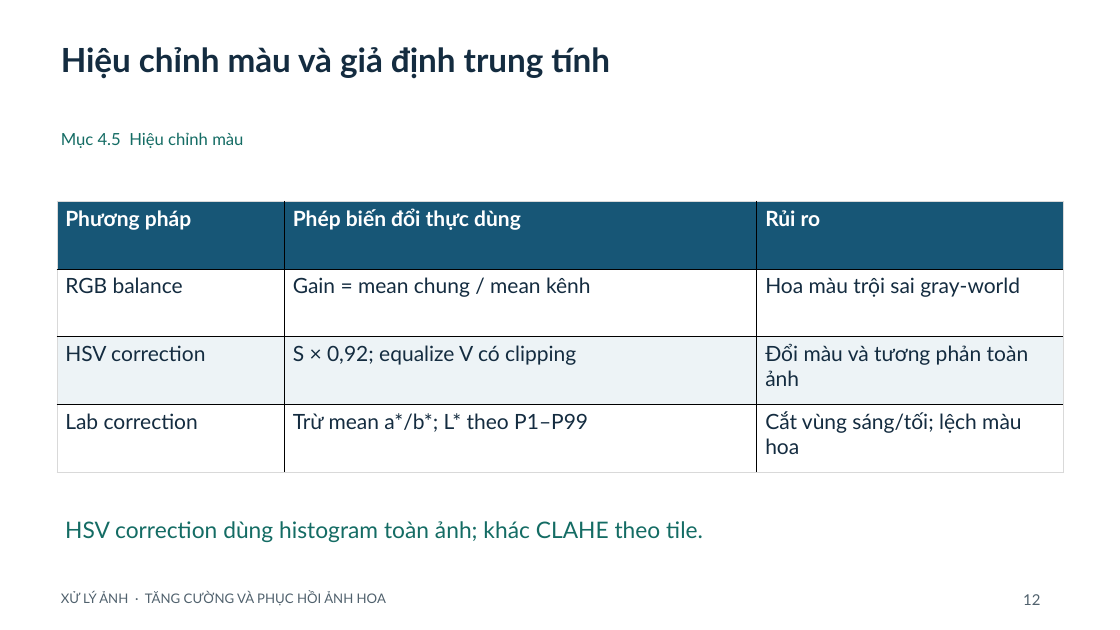
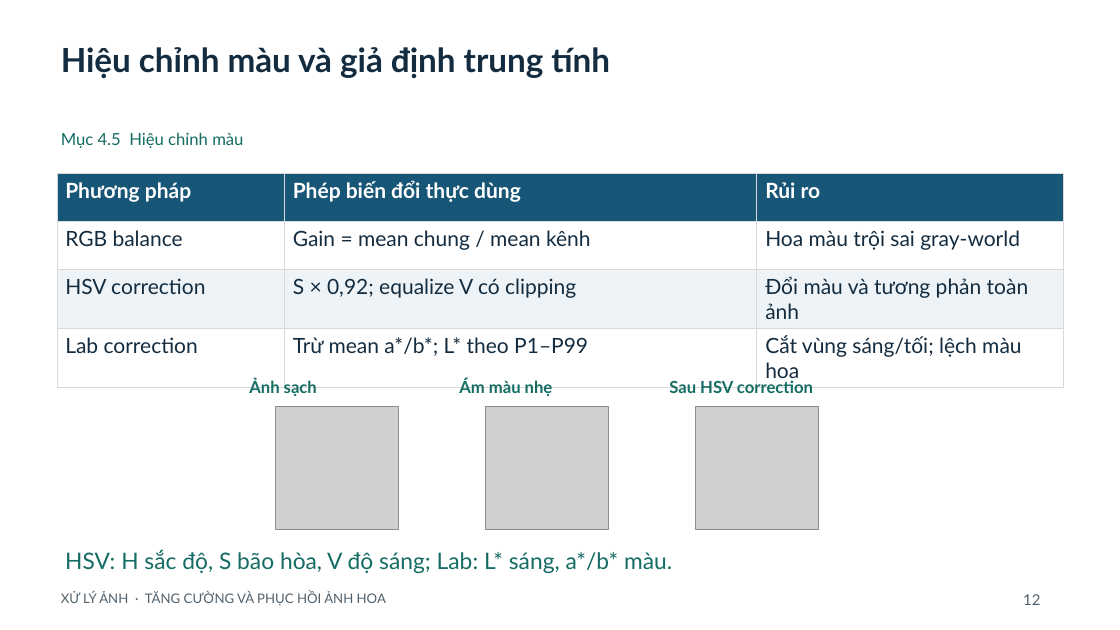
Before and after one commit to ngtd-2609/flower-image-restoration-cnn, a slide deck: slide 12 of docs/SLIDES_REVISED.pptx. Drawn at 1120x630 pixels with LibreOffice and Linux fonts; fonts in the diff are those of the drawing; grey boxes stand for pictures. Boxes give left, top, right and bottom in pixels: in the first picture for what was removed or moved away, otherwise in the second. Text is boxed around its words. In the diff, an @@ line names an element or a change of style, - is before the commit and + after.

```diff
--- a/docs/SLIDES_REVISED.pptx
+++ b/docs/SLIDES_REVISED.pptx
@@ table at bbox=[57, 173, 1064, 387] @@
@@ borders changed @@
@@ table: place and size @@
-table at bbox=[57, 202, 1064, 473]
+table at bbox=[57, 173, 1064, 387]
@@ text added at bbox=[249, 379, 317, 396], 14.2 pt, text #146C64, bold @@
+Ảnh sạch
@@ text added at bbox=[459, 379, 553, 396], 14.2 pt, text #146C64, bold @@
+Ám màu nhẹ
@@ text added at bbox=[669, 380, 813, 393], 14.2 pt, text #146C64, bold @@
+Sau HSV correction
@@ picture added at bbox=[276, 407, 398, 529] @@
@@ picture added at bbox=[486, 407, 608, 529] @@
@@ picture added at bbox=[696, 407, 818, 529] @@
@@ text at bbox=[65, 549, 672, 573]: text changed @@
-HSV correction dùng histogram toàn ảnh; khác CLAHE theo tile.
+HSV: H sắc độ, S bão hòa, V độ sáng; Lab: L* sáng, a*/b* màu.
```
Also in this commit, not shown: 18 other slides changed, 4 other files.
